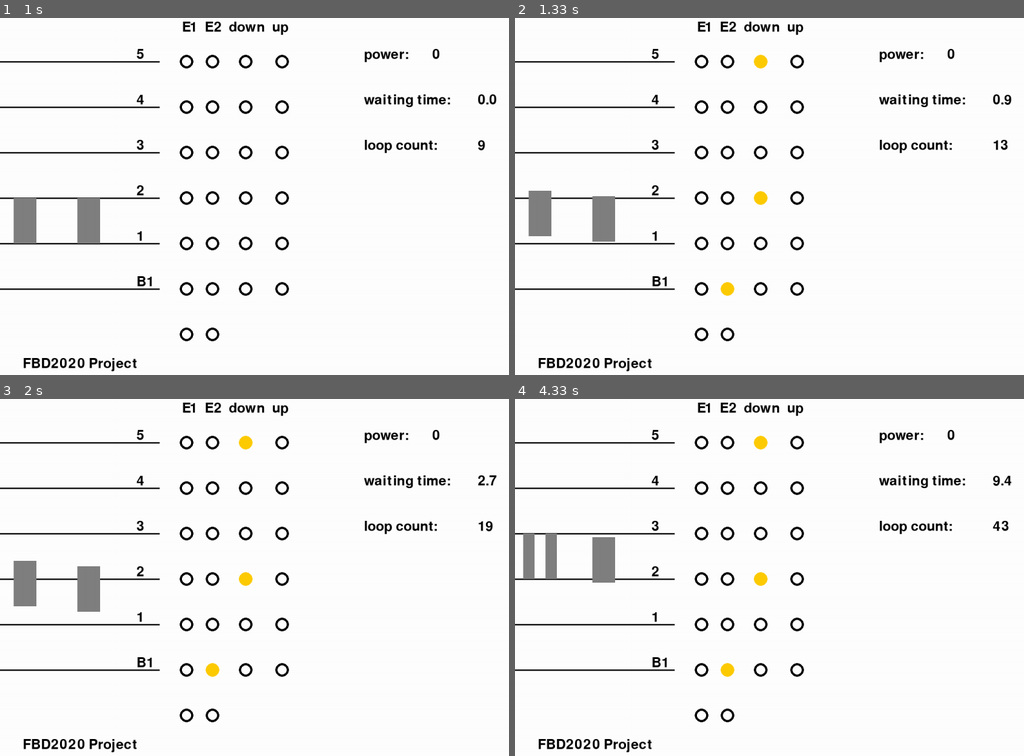
Above: before the commit, frames 1-4 (two rows, left to right).
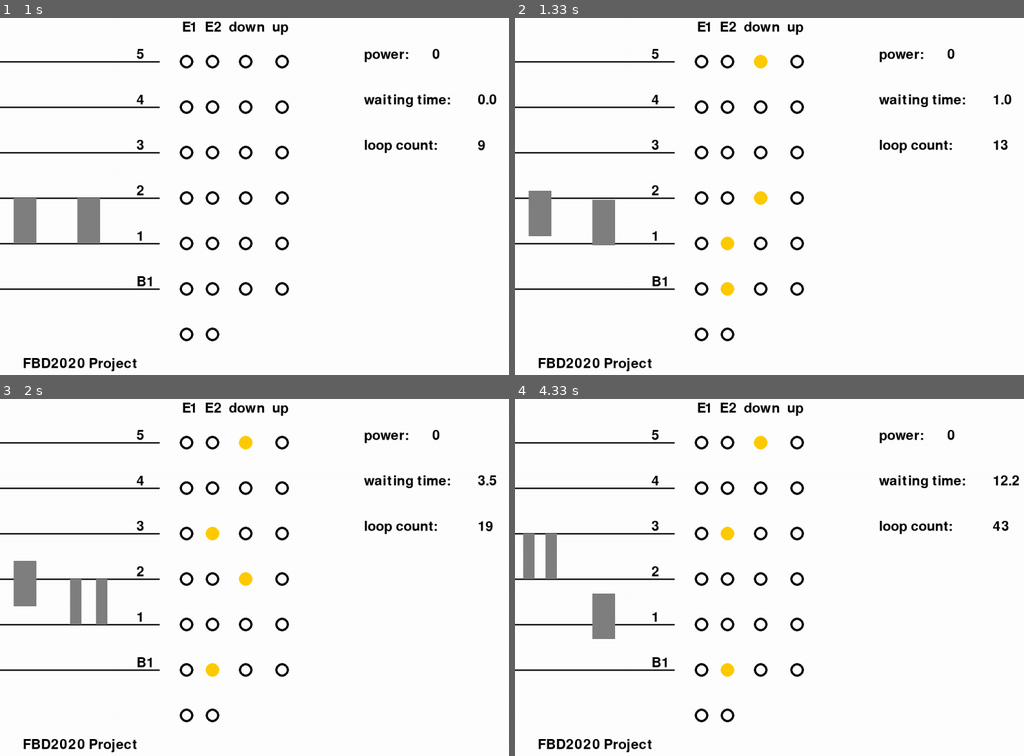
Above: after the commit, the same moments.

Repository: wonjaegang/FBD2020
Game: pygame game, started from PC/allocation algorithms/cost_comparing_algorithm.py
Same seed, same stepped clock (60 frames per second), same inputs: the game is played once before the commit and once after it.
Inputs:
- Up to frame 1 (1 s): no input
- Up to frame 2 (1.33 s): no input
- Up to frame 3 (2 s): no input
- Up to frame 4 (4.33 s): no input

Frame 1 is identical in both runs. In frame 2, 0.2% of the frame differs, in the area x 15-98%, y 21-66%; in frame 3, 1.0%; in frame 4, 1.4%, in the area x 15-100%, y 21-68%.

Commit message:
add algorithm which calculates cost

Diff:
--- a/PC/allocation algorithms/cost_comparing_algorithm.py
+++ b/PC/allocation algorithms/cost_comparing_algorithm.py
@@ -4,6 +4,7 @@
 import pygame
 import random
 import time
+import itertools
 
 #ardu = serial.Serial(port='/dev/ttyUSB0', baudrate=9600, timeout=0.1)  # revise port's name for each PC after
 
@@ -152,9 +153,10 @@
         data = b'Q\r\n'
     if count == 12:
         data = b'D\r\n'
-    if count == 40:
-        data = b'D\r\n'
-
+    if count == 13:
+        data = b'R\r\n'
+    if count == 14:
+        data = b'T\r\n'
     int_data = int.from_bytes(data, "little") - int.from_bytes(b'A\r\n', "little")  # Convert to int starts from 0
     # If input data is None
     if int_data == int.from_bytes(bytes(), "little") - int.from_bytes(b'A\r\n', "little"):
@@ -195,44 +197,94 @@
     #                                             #
     # # # # # # # # # # # # # # # # # # # # # # # #
     #
-    # Whole random algorithm :
+    # Cost comparing algorithm :
     #               allocate random call among lc1 & cc to elevator1, among lc2 & cc to elevator2
     #
-    calls = [[], []]  # [[e1 calls], [e2 calls]]
+
+    # Put lc / cc values to car_calls and lc_calls list
+    car_calls = []
+    lc_calls = [[], []]
     for floor in range(Building.whole_floor):
         for call_type in range(2):
             if cc[floor][call_type]:
-                for id_num in range(2):
-                    calls[id_num].append([floor, "cc" + str(call_type)])
+                car_calls.append([floor, "cc" + str(call_type)])
     for id_num in range(2):
         for floor in range(Building.whole_floor):
             if lc[id_num][floor]:
-                calls[id_num].append([floor, "lc"])
-
-    if len(calls[0]) == 0:
-        e1_destination_call = [e1.destination_floor, "uncalled"]
-    else:
-        e1_destination_call = random.choice(calls[0])
-        if e1.opening_sequence > 0:
-            e1_destination_call = [e1.destination_floor, "uncalled"]
-    if e1_destination_call in calls[1]:
-        calls[1].remove(e1_destination_call)
-    if len(calls[1]) == 0:
-        e2_destination_call = [e2.destination_floor, "uncalled"]
-    else:
-        e2_destination_call = random.choice(calls[1])
-        if e2.opening_sequence > 0:
-            e2_destination_call = [e2.destination_floor, "uncalled"]
+                lc_calls[id_num].append([floor, "lc"])
+
+    # Slice car_calls list with number of all cases
+    lowest_cost = decimal.Decimal(1000000.0);
+    e1_destination_call = []
+    e2_destination_call = []
+    for slice_case in range(pow(2, len(car_calls))):
+        calls = [[], []]
+        # Change slice_case variable to binary number
+        # Put car_calls value to calls[[], []], referring to slice_case
+        for i in range(len(car_calls)):
+            calls[int(format(slice_case, 'b').zfill(len(car_calls))[i])].append(car_calls[i])
+        # Put lc_calls to calls[[], []]
+        for id_num in range(2):
+            calls[id_num] += lc_calls[id_num]
+        print("Car-call slice of this loop : ", end='')
+        print(calls)
+        # Put every case of e1's move into whole_cases1, as tuple, using permutation iterator
+        whole_cases1 = list(itertools.permutations(calls[0], len(calls[0])))
+        for case_num1 in range(len(whole_cases1)):
+            # Put every case of e2's move into whole_cases2, as tuple, using permutation iterator
+            # -> total number of cases : car_call slice case * e1's move case * e2's move case
+            whole_cases2 = list(itertools.permutations(calls[1], len(calls[1])))
+            for case_num2 in range(len(whole_cases2)):
+                wtime_case = 0
+                watts_case = 0
+                # Calculate estimated waiting time of passengers in specific case
+                # Be aware of increase rate of waiting time : more waiting passengers, faster it increases
+                if len(whole_cases1[case_num1]) != 0:
+                    # Waiting time from current location to first destination
+                    wtime_case += abs(e1.location - (whole_cases1[case_num1][0][0] - 1) * Building.floor_height) \
+                        * len(whole_cases1[case_num1])
+                    # Waiting time from second destination to last destination
+                    for i in range(len(whole_cases1[case_num1]) - 1):
+                        wtime_case += (abs(whole_cases1[case_num1][i][0] - whole_cases1[case_num1][i + 1][0])
+                                       * Building.floor_height + Elevator.door_operating_time)\
+                                       * (len(whole_cases1[case_num1]) - 1 - i)
+                # Just same with e1
+                if len(whole_cases2[case_num2]) != 0:
+                    wtime_case += abs(e2.location - (whole_cases2[case_num2][0][0] - 1) * Building.floor_height) \
+                        * len(whole_cases2[case_num2])
+                    for i in range(len(whole_cases2[case_num2]) - 1):
+                        wtime_case += (abs(whole_cases2[case_num2][i][0] - whole_cases2[case_num2][i + 1][0])
+                                       * Building.floor_height + Elevator.door_operating_time)\
+                                       * (len(whole_cases2[case_num2]) - 1 - i)
+                # Main sentence of this algorithm. Calculate total cost with given weight-values
+                total_cost = wtime_case * decimal.Decimal(1.0) + watts_case * decimal.Decimal(0.0)
+                if total_cost < lowest_cost:
+                    lowest_cost = total_cost
+                    if len(whole_cases1[case_num1]) == 0:
+                        e1_destination_call = [e1.destination_floor, "uncalled"]
+                    elif e1.opening_sequence > 0:
+                        e1_destination_call = [e1.destination_floor, "uncalled"]
+                    else:
+                        e1_destination_call = whole_cases1[case_num1][0]
+                    if len(whole_cases2[case_num2]) == 0:
+                        e2_destination_call = [e2.destination_floor, "uncalled"]
+                    elif e2.opening_sequence > 0:
+                        e2_destination_call = [e2.destination_floor, "uncalled"]
+                    else:
+                        e2_destination_call = whole_cases2[case_num2][0]
+                print("case(%dth e1 case, %dth e2 case) : " % (case_num1, case_num2), end='')
+                print(whole_cases1[case_num1], whole_cases2[case_num2], end='')
+                print("waiting time : %f watts : %f, total cost : %f" % (wtime_case, watts_case, total_cost))
+        print("-" * 5)
     # [[elevator1 destination floor, elevator1 call type], [elevator2 destination floor, elevator2 call type]]
     # call type : "lc" : landing call, "cc0" : car call - down, "cc1" : car call - up, "uncalled" : command without call
     destination_call = [e1_destination_call, e2_destination_call]  # example
-    print(destination_call)
+    print("selected destination :", destination_call)
     return destination_call
 
 
 # Turn off calls if elevator arrived
 def update_call(e):
-    print(e.destination[1])
     if e.call_done:
         if e.destination[1][:2] == "cc":
             if cc[e.destination_floor][int(e.destination[1][2])]:
@@ -296,7 +348,7 @@
     wtime = wtime + update_evaluation_factor()
     print(elevator1)
     print(elevator2)
-    print("=" * 30)
+    print("=" * 50)
 
     # GUI codes
     print_background()
